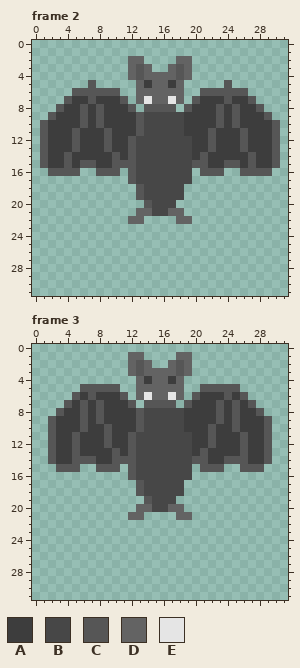
Edited in one commit: pixel-art file (Roguelike TBS/Assets/Sprites/Aseprite Files/BatFlying.ase). Above is the file before it was changed.
32x32 pixels, 3 frames. Colours within 5 levels of each other are drawn and written as one. Shown: frame 2, frame 3. The commit also changed other frames, which this record leaves out.
Visible layers, top first: "Head", "Body", "Wings", "Feet".
Palette (. is transparent): A #3d3d3d  B #474747  C #565656  D #636363  E #e5e5e5
Pixels before, frame 2, first column x 1:
 2 ...........DD....DD...........
 3 ...........DCD..DCD...........
 4 ...........DCDDDDCD...........
 5 ......C.....DADDAD.....C......
 6 ....CCCCCC..DDDDDD..CCCCCC....
 7 ...CAACAAAC.DEDDED.CAAACAAC...
 8 ..CAACACAAAC.CCCC.CAAACACAAC..
 9 .CAAACACAAAACBBBBBAAAACACAAAC.
10 CAAAACACAAAACBBBBBAAAACACAAAAC
11 CAAACAAACAAACBBBBBAAACAAACAAAC
12 CAAACAAACAACBBBBBBBAACAAACAAAC
13 CAAACAAACAACBBBBBBBAACAAACAAAC
14 CAACAAAAACACBBBBBBBACAAAAACAAC
15 CAACACCAACCCBBBBBBBCCAACCACAAC
16 .CCCC..CCC.CBBBBBBB.CCC..CCCC.
17 ...........CBBBBBBB...........
18 ............CBBBBB............
19 ............CBBBBB............
20 .............CBBB.............
21 ............DDBBDD............
22 ...........DD....DD...........
Pixels before, frame 3, first column x 2:
 1 ..........DD....DD..........
 2 ..........DCD..DCD..........
 3 ..........DCDDDDCD..........
 4 ...........DADDAD...........
 5 ....CCCCC..DDDDDD..CCCCC....
 6 ...CACAAAC.DEDDED.CAAACAC...
 7 ..CACACAAAC.CCCC.CAAACACAC..
 8 .CAACACAAAACBBBBBAAAACACAAC.
 9 CAAACACAAAACBBBBBAAAACACAAAC
10 CAAACAACAAACBBBBBAAACAACAAAC
11 CAACAAACAACBBBBBBBAACAAACAAC
12 CAACAAACAACBBBBBBBAACAAACAAC
13 CAACAAAACACBBBBBBBACAAAACAAC
14 CAACCCAACCCBBBBBBBCCAACCCAAC
15 .CCC..CCC.CBBBBBBB.CCC..CCC.
16 ..........CBBBBBBB..........
17 ...........CBBBBB...........
18 ...........CBBBBB...........
19 ............CBBB............
20 ...........DDBBDD...........
21 ..........DD....DD..........
Once edited:
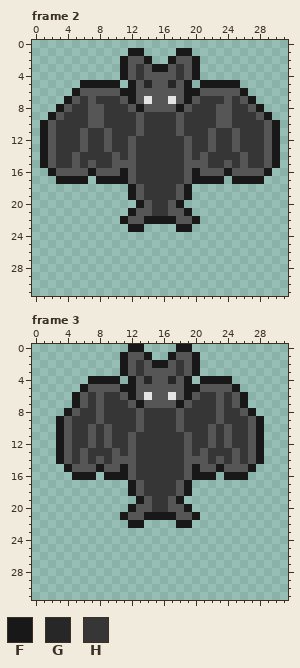
Colours new in this view: F #181818  G #272727  H #363636
Change:
Changed rows in their new state; - is an unchanged pixel.
Frame 2:
first column x 1:
 1 -----------FF----FF-----------
 2 ----------FCCF--FCCF----------
 3 ----------FCHCFFCHCF----------
 4 ----------FCHCCCCHCF----------
 5 -----FFFFF-FCGCCGCF-FFFFF-----
 6 ----F-----FFCCCCCCFF-----F----
 7 ---FCH-HHH-FC-CC-CF-HHH-HCF---
 8 --FCHHC-HHH-F----F-HHH-CHHCF--
 9 -FCHHHC-HHHH-HHHHCHHHH-CHHHCF-
10 FCHHHHC-HHHH-HHHHCHHHH-CHHHHCF
11 FCHHHCHH-HHH-HHHHCHHH-HHCHHHCF
12 FCHHHCHH-HH-HHHHHHCHH-HHCHHHCF
13 FCHHHCHH-HH-HHHHHHCHH-HHCHHHCF
14 FCHHCHHHH-H-HHHHHHCH-HHHHCHHCF
15 FCHHCH-HH---HHHHHHC--HH-HCHHCF
16 -F---CF---F-HHHHHHCF---FC---F-
17 --FFFF-FFFF-HHHHHHCFFFF-FFFF--
18 -----------F-HHHHCF-----------
19 -----------F-HHHHCF-----------
20 ------------F-HHCF------------
21 -----------FCCHHCCF-----------
22 ----------FCCFFFFCCF----------
23 -----------FF----FF-----------
Frame 3:
first column x 2:
 0 ----------FF----FF----------
 1 ---------FCCF--FCCF---------
 2 ---------FCHCFFCHCF---------
 3 ---------FCHCCCCHCF---------
 4 -----FFFF-FCGCCGCF-FFFF-----
 5 ----F----FFCCCCCCFF----F----
 6 ---FCHCHH-FC-CC-CF-HHCHCF---
 7 --.F-H-HHH-F----F-HHH-H-F.--
 8 -.FCHH-HHHH-HHHHCHHHH-HHCF.-
 9 .FCHHH-HHHH-HHHHCHHHH-HHHCF.
10 .FCHHCH-HHH-HHHHCHHH-HCHHCF.
11 .FCHHCH-HH-HHHHHHCHH-HCHHCF.
12 .FCHHCH-HH-HHHHHHCHH-HCHHCF.
13 .FCHCHHH-H-HHHHHHCH-HHHCHCF.
14 .FCH-HCH---HHHHHHC--HCH-HCF.
15 -.F-CCF--F-HHHHHHCF--FCC-F.-
16 ---FFF-FFF-HHHHHHCFFF-FFF---
17 ----------F-HHHHCF----------
18 ----------F-HHHHCF----------
19 -----------F-HHCF-----------
20 ----------FCCHHCCF----------
21 ---------FCCFFFFCCF---------
22 ----------FF----FF----------
Boxes around the changes in both pictures, in picture pixels (x1, y1, x2, y2):
changed: (40, 48, 280, 232)
changed: (48, 344, 272, 528)
